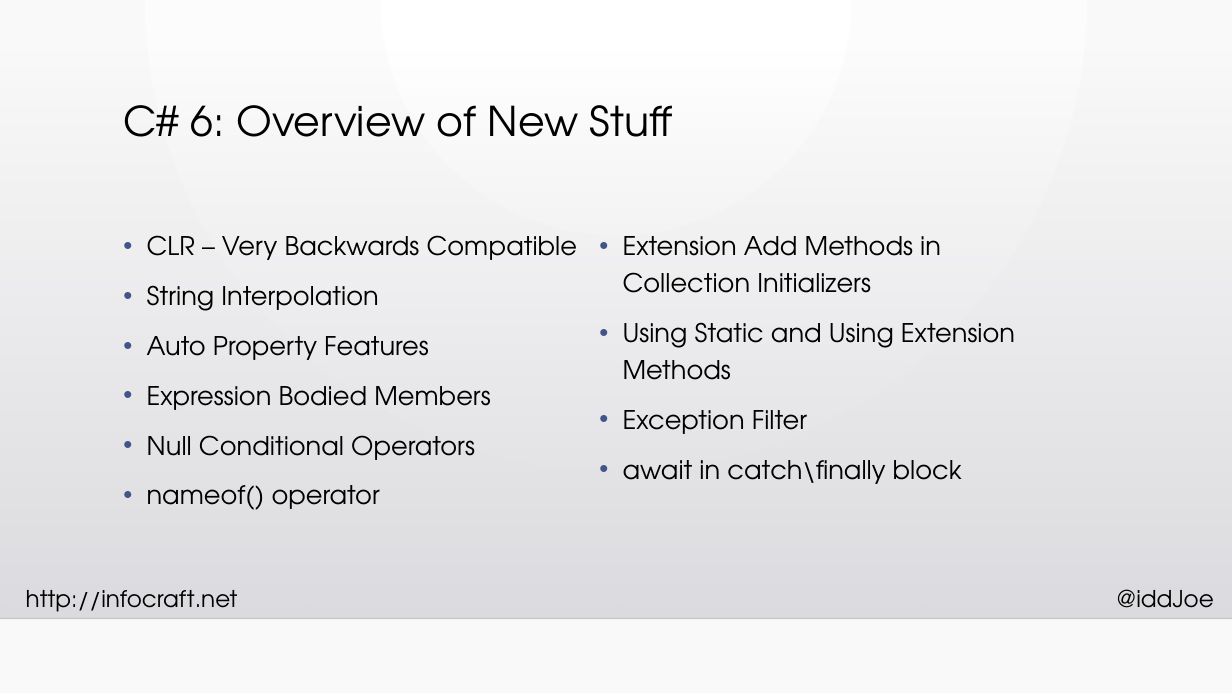
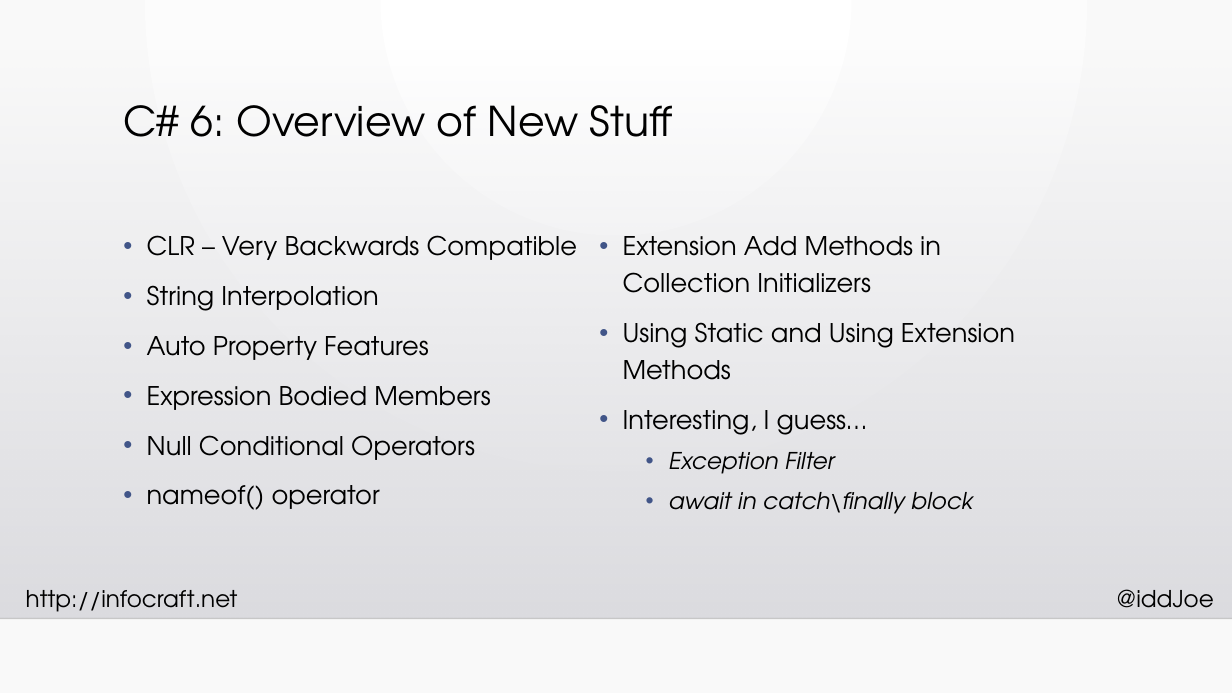
Before and after one commit to InfoCraftDotNet/CSharp-6-New-Language-Features, a slide deck: slide 6 of Slides/CSharp-6-New-Language-Features.pptx. Drawn at 1232x693 pixels with LibreOffice and Linux fonts; fonts in the diff are those of the drawing; background and template pictures are left out. Boxes give left, top, right and bottom in pixels: in the first picture for what was removed or moved away, otherwise in the second. Text is boxed around its words. In the diff, an @@ line names an element or a change of style, - is before the commit and + after.

```diff
--- a/Slides/CSharp-6-New-Language-Features.pptx
+++ b/Slides/CSharp-6-New-Language-Features.pptx
@@ text at box(623, 410, 868, 435): paragraph added @@
+• Interesting, I guess…
@@ text at box(669, 452, 973, 514): size 20 to 18 pt, italic on in "Exception Filter", "await in catch\finally block"; list level 1 to 2 in "Exception Filter"; list level 1 to 2 in "await in catch\finally block" @@
```
Also in this commit, not shown: 4 other slides changed, 3 slides added, 2 slides removed, 5 other files.
